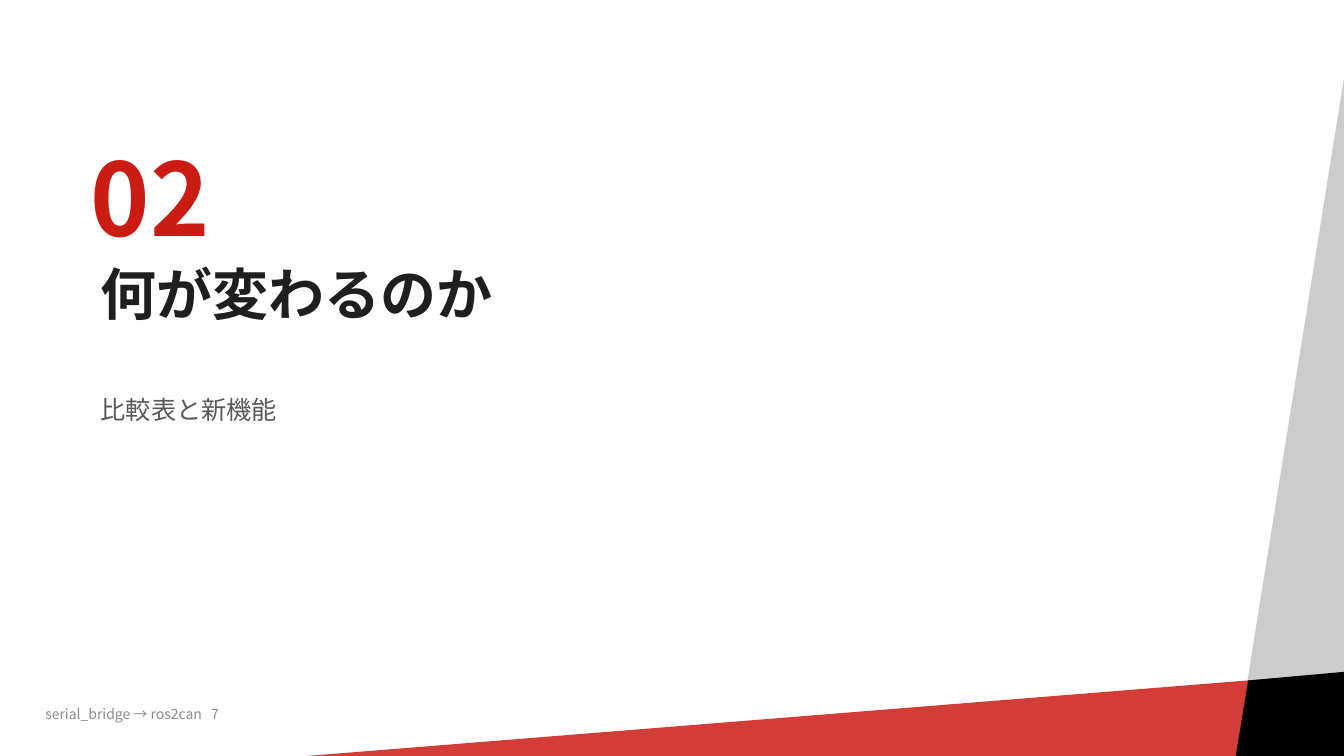
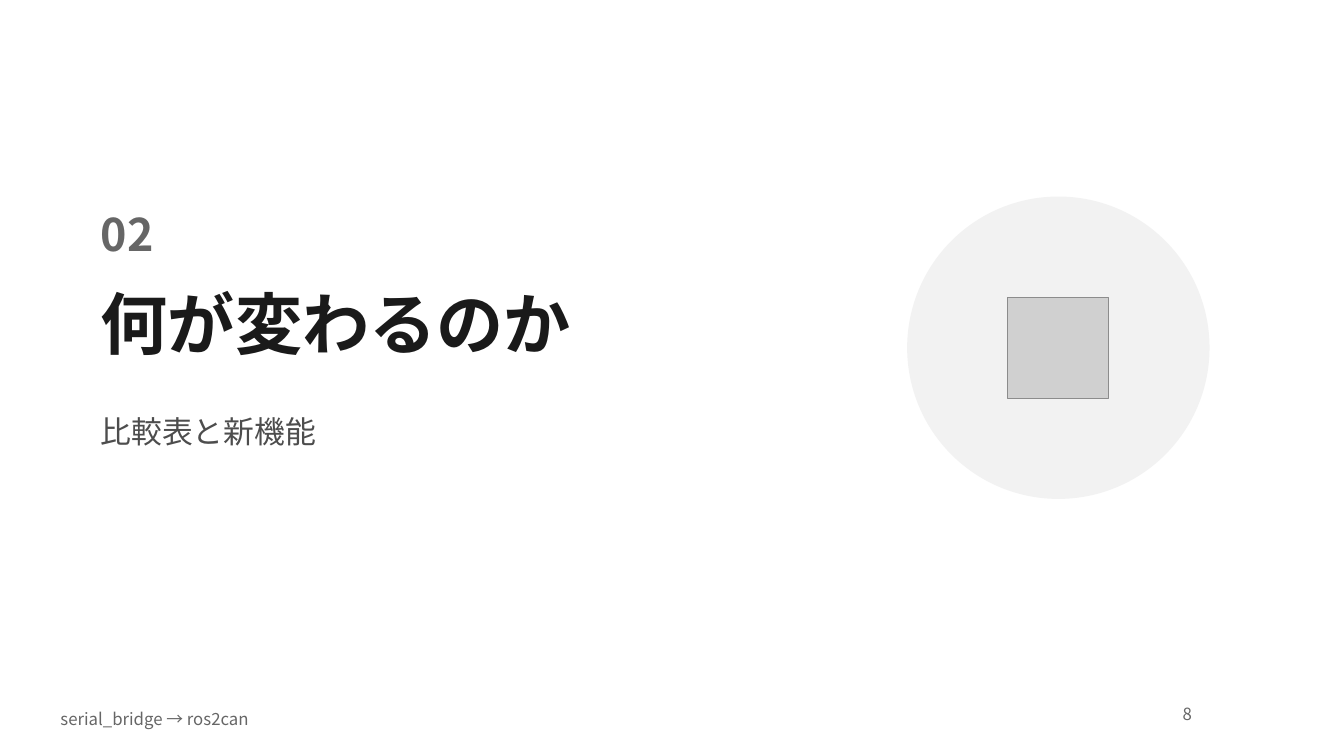
Before and after one commit to RRST-NHK-Project/ros2can, a slide deck: slide 8 of pptx/serial_bridgeからros2canへ_移行ガイド.pptx (slide 7 before the commit). Drawn at 1344x756 pixels with LibreOffice and Linux fonts; fonts in the diff are those of the drawing; grey boxes stand for pictures; background and template pictures are left out. Boxes give left, top, right and bottom in pixels: in the first picture for what was removed or moved away, otherwise in the second. Text is boxed around its words. In the diff, an @@ line names an element or a change of style, - is before the commit and + after.

```diff
--- a/pptx/serial_bridgeからros2canへ_移行ガイド.pptx
+++ b/pptx/serial_bridgeからros2canへ_移行ガイド.pptx
@@ rectangle removed at [1136,18,1344,756] @@
@@ text "02": place and size @@
-text "02" at [91,160,210,238]
+text "02" at [101,217,154,252]
@@ text "02" at [101,217,154,252]: size 72 to 32 pt, text colour #CB1C14 to #666666; more space between paragraphs; vertical alignment bottom to top @@
@@ ellipse added at [907,197,1210,499], fill #F2F2F2 @@
@@ title "何が変わるのか": place and size @@
-title "何が変わるのか" at [101,266,493,320]
+title "何が変わるのか" at [101,291,571,355]
@@ title "何が変わるのか" at [101,291,571,355]: size 40 to 48 pt, text colour #1F1F1F to #1A1A1A; line spacing 0.9 to 1; less space between paragraphs @@
@@ picture added at [1008,297,1109,398] @@
@@ text "比較表と新機能": place and size @@
-text "比較表と新機能" at [101,398,277,421]
+text "比較表と新機能" at [101,417,316,446]
@@ text "比較表と新機能" at [101,417,316,446]: size 18 to 22 pt, text colour #595959 to #4D4D4D; line spacing 0.9 to 1; less space between paragraphs @@
@@ rectangle removed at [57,666,1344,756] @@
@@ parallelogram removed at [1218,666,1344,756] @@
@@ text removed at [45,708,219,723] @@
-serial_bridge → ros2can 7
@@ text added at [60,711,249,729], 12 pt, text #666666 @@
+serial_bridge → ros2can
@@ page number added at [1183,707,1192,720], 12 pt, text #666666 @@
+8
```
Also in this commit, not shown: 17 other slides changed, 1 slide added, 5 other files.
